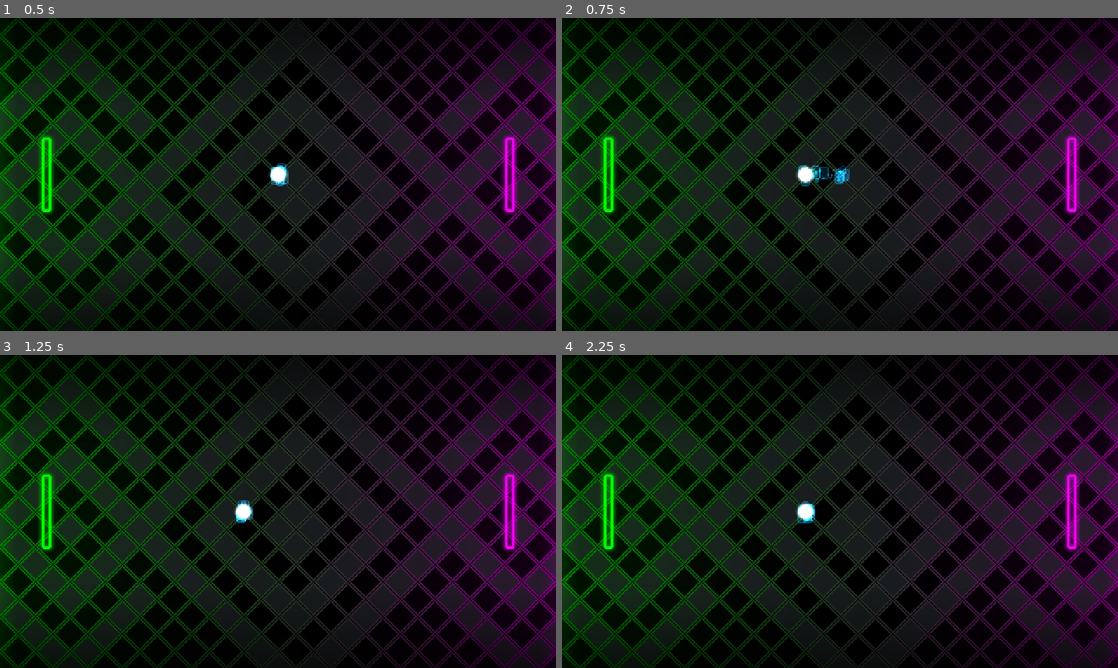
Above: before the commit, frames 1-4 (two rows, left to right).
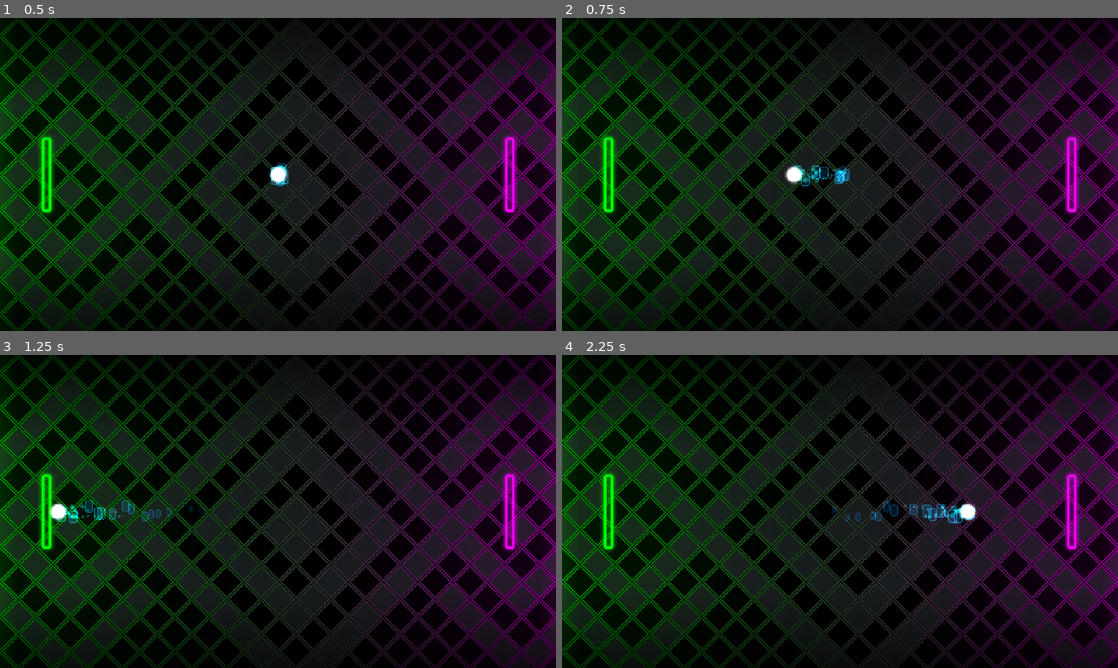
Above: after the commit, the same moments.

Repository: adatechschool/spin-spong
Game: Godot game, scene res://scenes/Pong.tscn
Two runs of this game, one before a commit and one after it. Both use one fixed random seed, a clock stepped at 60 frames per second and the inputs below.
Inputs:
- Up to frame 1 (0.5 s): no input
- Up to frame 2 (0.75 s): tap Enter (ui_accept) at 0.5, 0.6 s
- Up to frame 3 (1.25 s): tap Enter (ui_accept) at 0.77, 1.07 s
- Up to frame 4 (2.25 s): tap Enter (ui_accept) at 1.35, 1.52, 1.82, 2.1 s

Frame 1 is identical in both runs. In frame 2, 0.3% of the frame differs, in the area x 40-46%, y 47-54%; in frame 3, 0.8%; in frame 4, 0.9%, in the area x 42-75%, y 46-54%.

Commit message:
Fix resume() when resuming

Diff:
--- a/scripts/Ball.gd
+++ b/scripts/Ball.gd
@@ -19,13 +19,13 @@
 
 
 func _integrate_forces(_state):
-	if pause_direction:
-		linear_velocity = Vector2.ZERO
-	else:
+	if pause_direction == Vector2.ZERO:
 		linear_velocity = linear_velocity.clamped(max_speed)
 
 		if linear_velocity.length() < min_speed:
 			linear_velocity = linear_velocity.normalized() * min_speed
+	else:
+		linear_velocity = Vector2.ZERO
 
 
 func pause():
@@ -33,5 +33,6 @@
 
 
 func resume():
-	linear_velocity = pause_direction
-	pause_direction = Vector2.ZERO
+	if pause_direction:
+		linear_velocity = pause_direction
+		pause_direction = Vector2.ZERO
